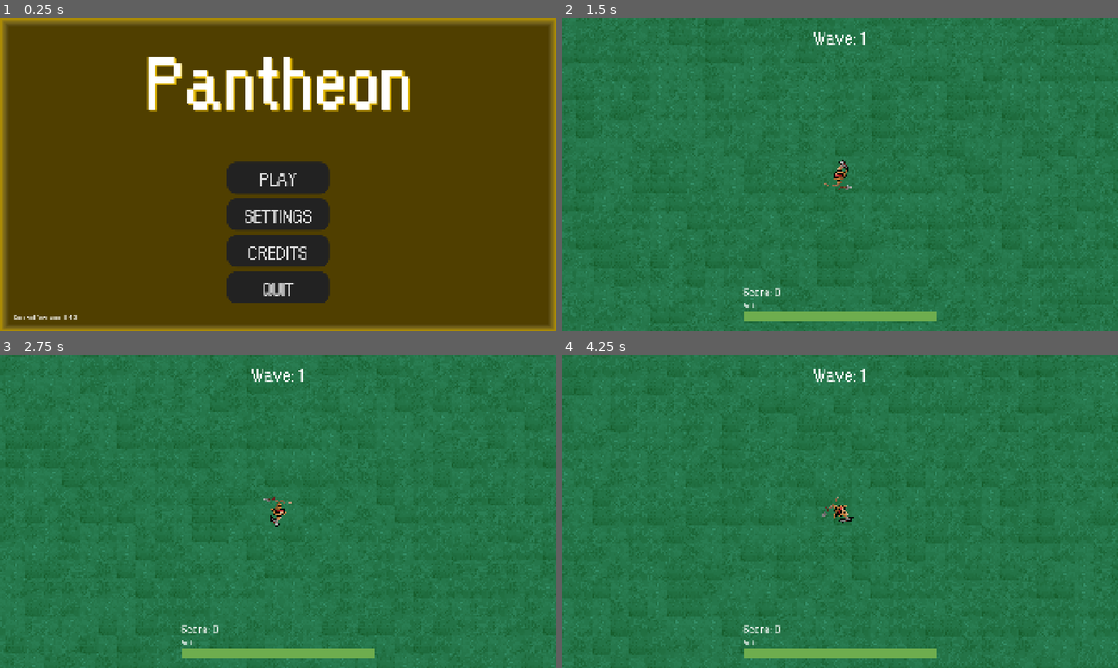
Above: before the commit, frames 1-4 (two rows, left to right).
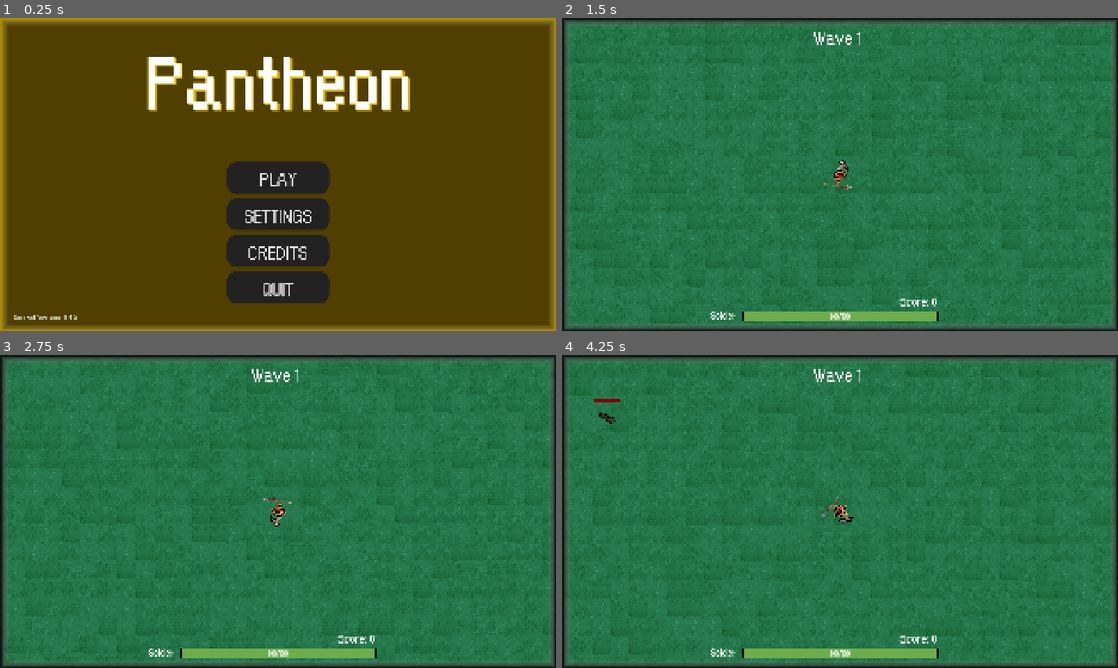
Above: after the commit, the same moments.

Repository: BDesro/Pantheon-V2
Game: Godot game, scene res://scenes/main_menu.tscn
Two runs of this game, one before a commit and one after it. Both use one fixed random seed, a clock stepped at 60 frames per second and the inputs below.
Inputs (mouse positions are in pixels of both pictures, inside the frame that each line leads up to):
- Up to frame 1 (0.25 s): no input
- Up to frame 2 (1.5 s): click "PLAY" at 0.5 s; tap Enter at 1.25 s; move the mouse to (962, 158) at 1.27 s; hold D (right) from 1.28 s (still down); click (962, 158) at 1.35 s
- Up to frame 3 (2.75 s): move the mouse to (166, 527) at 2.02 s; release D (right) at 2.03 s; hold S (down) from 2.03 s (still down); right-click (166, 527) at 2.1 s
- Up to frame 4 (4.25 s): move the mouse to (895, 442) at 2.77 s; release S (down) at 2.78 s; hold D (right) 2.78-3.53 s; click (895, 442) at 2.85 s; move the mouse to (812, 574) at 3.52 s; hold W (up) from 3.53 s (still down); right-click (812, 574) at 3.6 s

The runs differ from the first frame. In frame 1, less than 0.1% of the frame differs, in the area x 13-14%, y 94-96%; in frame 2, 4.0%; in frame 3, 4.1%; in frame 4, 4.2%, in the area x 0-100%, y 0-100%.

Commit message:
Added Health Regen, Health Bar Numbers, and Wave Number Progressive Toning

Diff:
--- a/project.godot
+++ b/project.godot
@@ -11,7 +11,7 @@
 [application]
 
 config/name="Pantheon v2"
-config/version="0.4.3"
+config/version="0.4.5"
 run/main_scene="uid://bdmu5xc41yqp0"
 config/features=PackedStringArray("4.4", "Forward Plus")
 config/icon="uid://c2to8q1xfo6uv"
--- a/scenes/HealthBar.tscn
+++ b/scenes/HealthBar.tscn
@@ -1,6 +1,7 @@
-[gd_scene load_steps=6 format=3 uid="uid://b7dsjvske0oja"]
+[gd_scene load_steps=7 format=3 uid="uid://b7dsjvske0oja"]
 
 [ext_resource type="Script" uid="uid://c555gfhcepsiv" path="res://scripts/health_bar.gd" id="1_tmb1u"]
+[ext_resource type="FontFile" uid="uid://obg2py2apxig" path="res://assets/fonts/Orange Kid.otf" id="2_rr2qc"]
 
 [sub_resource type="StyleBoxEmpty" id="StyleBoxEmpty_rr2qc"]
 resource_local_to_scene = true
@@ -11,7 +12,7 @@
 
 [sub_resource type="StyleBoxFlat" id="StyleBoxFlat_6xj70"]
 resource_local_to_scene = true
-bg_color = Color(0.144063, 0.144063, 0.144062, 1)
+bg_color = Color(0.051971, 0.051971, 0.051971, 1)
 shadow_color = Color(0, 0, 0, 0.27451)
 shadow_offset = Vector2(0, 1)
 
@@ -20,13 +21,16 @@
 bg_color = Color(1, 1, 1, 1)
 
 [node name="HealthBar" type="ProgressBar"]
-offset_right = 300.0
-offset_bottom = 12.0
+anchors_preset = -1
+anchor_right = 0.15625
+anchor_bottom = 0.0111111
 theme_override_styles/background = SubResource("StyleBoxEmpty_rr2qc")
 theme_override_styles/fill = SubResource("StyleBoxFlat_8p41q")
 value = 60.0
 show_percentage = false
 script = ExtResource("1_tmb1u")
+label_on = false
+metadata/_edit_use_anchors_ = true
 
 [node name="DamageBar" type="ProgressBar" parent="."]
 z_index = -1
@@ -45,4 +49,22 @@
 wait_time = 0.4
 one_shot = true
 
+[node name="Label" type="Label" parent="."]
+visible = false
+layout_mode = 1
+anchors_preset = 15
+anchor_right = 1.0
+anchor_bottom = 1.0
+offset_top = -5.0
+offset_bottom = 3.0
+grow_horizontal = 2
+grow_vertical = 2
+theme_override_fonts/font = ExtResource("2_rr2qc")
+theme_override_font_sizes/font_size = 16
+text = "100/100"
+horizontal_alignment = 1
+vertical_alignment = 1
+
+[connection signal="ready" from="." to="." method="_on_ready"]
 [connection signal="timeout" from="Timer" to="." method="_on_timer_timeout"]
+[connection signal="resized" from="Label" to="." method="_on_label_resized"]
--- a/scenes/active_manager.gd
+++ b/scenes/active_manager.gd
@@ -1,6 +1,9 @@
 extends Node
 
 signal player_died
+
+@onready var health_regen_timer: Timer = $"../HealthRegenTimer"
+@onready var time_before_regen: Timer = $"../TimeBeforeRegen"
 
 @onready var active: int = 1
 @onready var camera: Camera2D = get_parent().get_node("Camera2D")
@@ -95,6 +98,13 @@
 	var new_health = health - damage
 	_set_health(new_health)
 
+	health_regen_timer.one_shot = true
+	health_regen_timer.stop()
+	time_before_regen.start()
+
+func heal(amount: int):
+	var new_health = health + amount
+	_set_health(new_health)
 
 func _die():
 	active_character.get_node("CollisionShape2D").set_deferred("disabled", true) # Disables collision on death
@@ -104,3 +114,14 @@
 
 func _exit_tree() -> void:
 	GlobalData.global_player_instance = null
+
+func _on_health_regen_timer_timeout() -> void:
+	if 0 < health and health < active_character.max_health:
+		heal(ceil(active_character.health_regen_per_sec / 2))
+	else:
+		health_regen_timer.stop()
+		health_regen_timer.one_shot = true
+
+func _on_time_before_regen_timeout() -> void:
+	health_regen_timer.one_shot = false
+	health_regen_timer.start()
--- a/scenes/enemy_snake.tscn
+++ b/scenes/enemy_snake.tscn
@@ -395,10 +395,14 @@
 "values": [&"die"]
 }
 
+[sub_resource type="Animation" id="Animation_nexp4"]
+resource_name = "strike"
+
 [sub_resource type="AnimationLibrary" id="AnimationLibrary_a35dn"]
 _data = {
 &"RESET": SubResource("Animation_2pab6"),
-&"die": SubResource("Animation_xhlo2")
+&"die": SubResource("Animation_xhlo2"),
+&"strike": SubResource("Animation_nexp4")
 }
 
 [sub_resource type="StyleBoxEmpty" id="StyleBoxEmpty_xhlo2"]
--- a/scenes/player.tscn
+++ b/scenes/player.tscn
@@ -425,5 +425,15 @@
 zoom = Vector2(4, 4)
 position_smoothing_speed = 10.0
 
+[node name="HealthRegenTimer" type="Timer" parent="."]
+wait_time = 0.5
+one_shot = true
+
+[node name="TimeBeforeRegen" type="Timer" parent="."]
+wait_time = 2.0
+one_shot = true
+
 [connection signal="ready" from="active_manager" to="active_manager" method="_on_ready"]
 [connection signal="area_entered" from="active_manager/soldier/AnimatedSprite2D/SpearHit" to="active_manager/soldier" method="_on_spear_hit_area_entered"]
+[connection signal="timeout" from="HealthRegenTimer" to="active_manager" method="_on_health_regen_timer_timeout"]
+[connection signal="timeout" from="TimeBeforeRegen" to="active_manager" method="_on_time_before_regen_timeout"]
--- /dev/null
+++ b/scenes/wave_label.gd
@@ -0,0 +1,24 @@
+extends Label
+
+var wave : int = 1
+var max_waves : int = 50  # adjust to how many waves you expect
+
+func update_wave(wave_num: int):
+	wave = wave_num
+
+	# Normalize progress: 0.0 = start (white), 1.0 = end (black)
+	var t = float(wave) / max_waves
+
+	var color : Color
+
+	if t <= 0.5:
+		# First half: White (1,1,1) → Red (1,0,0)
+		var p = t / 0.5
+		color = Color(1, 1.0 - p, 1.0 - p)
+	else:
+		# Second half: Red (1,0,0) → Black (0,0,0)
+		var p = (t - 0.5) / 0.5
+		color = Color(1.0 - p, 0, 0)
+
+	self.add_theme_color_override("font_color", color)
+	self.text = "Wave %d" % wave
--- a/scenes/world.tscn
+++ b/scenes/world.tscn
@@ -7,6 +7,7 @@
 [ext_resource type="Script" uid="uid://xywqb7k0ad5o" path="res://scripts/game_ui.gd" id="5_i7141"]
 [ext_resource type="FontFile" uid="uid://obg2py2apxig" path="res://assets/fonts/Orange Kid.otf" id="5_qfnet"]
 [ext_resource type="PackedScene" uid="uid://b7dsjvske0oja" path="res://scenes/HealthBar.tscn" id="6_i7141"]
+[ext_resource type="Script" uid="uid://wc3k4v7id8uh" path="res://scenes/wave_label.gd" id="7_q5onr"]
 [ext_resource type="Script" uid="uid://h2tx5yvtfb28" path="res://scripts/pause_menu.gd" id="9_7r4gi"]
 [ext_resource type="PackedScene" uid="uid://djyri8nicqsrg" path="res://scenes/pause_menu.tscn" id="9_w7kh3"]
 [ext_resource type="PackedScene" uid="uid://bm1vw6a6my02m" path="res://scenes/wave_spawner.tscn" id="10_w7kh3"]
@@ -52,6 +53,28 @@
 resource_local_to_scene = true
 bg_color = Color(0.431424, 0.677699, 0.306412, 1)
 
+[sub_resource type="StyleBoxFlat" id="StyleBoxFlat_q5onr"]
+bg_color = Color(0.6, 0.6, 0.6, 0)
+border_width_left = 2
+border_width_top = 2
+border_width_right = 2
+border_width_bottom = 2
+border_color = Color(0, 0, 0, 1)
+expand_margin_left = 2.0
+expand_margin_top = 2.0
+expand_margin_right = 2.0
+expand_margin_bottom = 2.0
+
+[sub_resource type="StyleBoxFlat" id="StyleBoxFlat_jhx03"]
+bg_color = Color(0.6, 0.6, 0.6, 0)
+border_width_left = 30
+border_width_top = 30
+border_width_right = 30
+border_width_bottom = 30
+border_color = Color(0, 0, 0, 1)
+border_blend = true
+corner_detail = 10
+
 [node name="world" type="Node2D"]
 script = ExtResource("1_k0juu")
 
@@ -79,6 +102,28 @@
 mouse_filter = 2
 metadata/_edit_use_anchors_ = true
 
+[node name="NameLabel" type="Label" parent="GameUI/Control"]
+layout_mode = 1
+anchors_preset = -1
+anchor_left = -0.717262
+anchor_top = -10.7589
+anchor_right = -0.600595
+anchor_bottom = -10.6849
+offset_left = 1753.14
+offset_top = 12603.6
+offset_right = 1753.14
+offset_bottom = 12603.6
+grow_horizontal = 2
+grow_vertical = 2
+size_flags_horizontal = 3
+size_flags_vertical = 6
+theme_override_fonts/font = ExtResource("5_qfnet")
+theme_override_font_sizes/font_size = 40
+text = "Soldier"
+horizontal_alignment = 2
+vertical_alignment = 1
+metadata/_edit_use_anchors_ = true
+
 [node name="NinePatchRect" type="NinePatchRect" parent="GameUI/Control"]
 layout_mode = 1
 anchors_preset = -1
@@ -90,32 +135,15 @@
 grow_vertical = 0
 patch_margin_left = 64
 patch_margin_right = 64
-metadata/_edit_group_ = true
-metadata/_edit_use_anchors_ = true
-
-[node name="NameLabel" type="Label" parent="GameUI/Control/NinePatchRect"]
-layout_mode = 1
-anchors_preset = 15
-anchor_right = 1.0
-anchor_bottom = 1.0
-grow_horizontal = 2
-grow_vertical = 2
-size_flags_horizontal = 3
-size_flags_vertical = 6
-theme_override_fonts/font = ExtResource("5_qfnet")
-theme_override_font_sizes/font_size = 24
-text = "Soldier"
 metadata/_edit_use_anchors_ = true
 
 [node name="HealthBar" parent="GameUI/Control/NinePatchRect" instance=ExtResource("6_i7141")]
 custom_minimum_size = Vector2(600, 33)
 layout_mode = 1
-anchors_preset = -1
 anchor_top = 0.415709
 anchor_right = 1.0
 anchor_bottom = 0.813299
 offset_top = 6.04583
-offset_right = 0.0
 offset_bottom = -6.04583
 grow_horizontal = 2
 grow_vertical = 2
@@ -123,20 +151,30 @@
 size_flags_vertical = 6
 theme_override_styles/background = SubResource("StyleBoxEmpty_4mrxx")
 theme_override_styles/fill = SubResource("StyleBoxFlat_7r4gi")
-metadata/_edit_use_anchors_ = true
+label_on = true
+
+[node name="PanelContainer" type="PanelContainer" parent="GameUI/Control/NinePatchRect/HealthBar"]
+layout_mode = 1
+anchors_preset = 15
+anchor_right = 1.0
+anchor_bottom = 1.0
+grow_horizontal = 2
+grow_vertical = 2
+theme_override_styles/panel = SubResource("StyleBoxFlat_q5onr")
 
 [node name="ScoreLabel" type="Label" parent="GameUI/Control"]
 layout_mode = 1
 anchors_preset = -1
-anchor_left = 0.323958
-anchor_top = 0.844444
-anchor_right = 0.396354
-anchor_bottom = 0.900926
+anchor_left = 0.566667
+anchor_top = 0.874074
+anchor_right = 0.675
+anchor_bottom = 0.930556
 grow_horizontal = 2
 grow_vertical = 2
 theme_override_fonts/font = ExtResource("5_qfnet")
 theme_override_font_sizes/font_size = 50
 text = "Score: 0"
+horizontal_alignment = 2
 metadata/_edit_use_anchors_ = true
 
 [node name="WaveLabel" type="Label" parent="GameUI/Control"]
@@ -145,9 +183,20 @@
 offset_top = 16.0
 offset_right = 1057.0
 offset_bottom = 107.0
+theme_override_colors/font_color = Color(1, 1, 1, 1)
 theme_override_fonts/font = ExtResource("5_qfnet")
 theme_override_font_sizes/font_size = 75
 text = "Wave: 0"
+script = ExtResource("7_q5onr")
+
+[node name="PanelContainer" type="PanelContainer" parent="GameUI/Control"]
+layout_mode = 1
+anchors_preset = 15
+anchor_right = 1.0
+anchor_bottom = 1.0
+grow_horizontal = 2
+grow_vertical = 2
+theme_override_styles/panel = SubResource("StyleBoxFlat_jhx03")
 
 [node name="PauseMenu" parent="." instance=ExtResource("9_w7kh3")]
 script = ExtResource("9_7r4gi")
@@ -158,16 +207,16 @@
 spawners = Array[NodePath]([NodePath("../SnakeSpawner"), NodePath("../SnakeSpawner2"), NodePath("../SnakeSpawner3"), NodePath("../SnakeSpawner4")])
 
 [node name="SnakeSpawner" parent="." instance=ExtResource("5_e3hyu")]
-position = Vector2(280, 320)
+position = Vector2(192, 192)
 
 [node name="SnakeSpawner2" parent="." instance=ExtResource("5_e3hyu")]
-position = Vector2(-272, 320)
+position = Vector2(-192, 192)
 
 [node name="SnakeSpawner3" parent="." instance=ExtResource("5_e3hyu")]
-position = Vector2(280, -320)
+position = Vector2(192, -192)
 
 [node name="SnakeSpawner4" parent="." instance=ExtResource("5_e3hyu")]
-position = Vector2(-280, -320)
+position = Vector2(-192, -192)
 
 [connection signal="pause_pressed" from="." to="PauseMenu" method="_on_pause_button_pressed"]
 [connection signal="ready" from="." to="." method="_on_ready"]
--- a/scripts/enemy_snake.gd
+++ b/scripts/enemy_snake.gd
@@ -18,7 +18,7 @@
 var position_to_attack = Vector2(0, 0)
 
 const max_health: int = 50
-var health: int = 50
+var health: int
 var is_alive: bool = true
 
 var speed: float = 50
@@ -29,6 +29,7 @@
 var player = null
 
 func _on_ready():
+	health = max_health
 	stop_moving = false
 	while not health_bar.ready:
 		get_tree().process_frame
@@ -88,13 +89,6 @@
 	knockback_velocity = knockback_direction * strength
 
 func _die():
-	#set_process(false)
-	#collision_shape.set_deferred("disabled", true)# Disable environmental collision
-	#hurtbox.set_deferred("monitoring", false) # Can no longer hurt the player
-	#hitbox.set_deferred("monitorable", false) # Will no longer register hits by the player
-	#health_bar.queue_free()
-	#
-	#sprite.play("die")
 	$AnimationPlayer.play("die")
 	enemy_died.emit()
 
--- a/scripts/game_ui.gd
+++ b/scripts/game_ui.gd
@@ -2,4 +2,4 @@
 
 func _on_ready() -> void:
 	GlobalData.player_health_bar = get_node("Control/NinePatchRect/HealthBar")
-	GlobalData.unit_name_label = get_node("Control/NinePatchRect/NameLabel")
+	GlobalData.unit_name_label = get_node("Control/NameLabel")
--- a/scripts/health_bar.gd
+++ b/scripts/health_bar.gd
@@ -1,11 +1,19 @@
 extends ProgressBar
 
-var health: float = 0 : set = _set_health
+var health: int = 0 : set = _set_health
+@export var label_on: bool = true
 
-func _set_health(new_health: float):
+func _on_ready() -> void:
+	if label_on:
+		$Label.set_deferred("visible", true)
+
+func _set_health(new_health: int):
 	var prev_health = health
 	health = min(max_value, new_health)
 	value = health
+
+	if label_on:
+		$Label.text = str(int(value), "/", int(max_value))
 
 	#if health <= 0:
 		#queue_free()
@@ -25,3 +33,8 @@
 
 func _on_timer_timeout():
 	$DamageBar.value = health
+
+
+func _on_label_resized() -> void:
+	if label_on:
+		$Label.add_theme_font_size_override("font_size", size.y * 0.9)
--- a/scripts/soldier.gd
+++ b/scripts/soldier.gd
@@ -10,14 +10,15 @@
 @export var character_id: int = 1 # Used by active_manager's "active" var to keep track of current character
 @export var character_name = "Soldier"
 
-var max_health: float = 100
+var max_health: int = 100
+var health_regen_per_sec: int = 2
 var max_shield_health: float = 50
 var shield_health: float = 50
 @export var shield_active: bool = false
 var speed: float = 100
 
 # Damage Variables
-var spear_thrust_dmg: int = 30
+var spear_thrust_dmg: int = 50
 
 func _physics_process(delta: float):
 
--- a/scripts/wave_spawner.gd
+++ b/scripts/wave_spawner.gd
@@ -17,7 +17,7 @@
 func start_next_wave():
 	wave_number += 1
 
-	GlobalData.wave_label.text = "Wave: " + str(wave_number)
+	GlobalData.wave_label.update_wave(wave_number)
 
 	var enemy_count = int(base_enemy_count * pow(scaling_factor, wave_number - 1))
 	print("Starting Wave ", wave_number, " with ", enemy_count, " enemies")
Not shown: 1 places in scenes/enemy_snake.tscn that only renumber resources
Not shown, added: scenes/wave_label.gd.uid
Not shown: 1 places in scenes/world.tscn that only renumber resources
